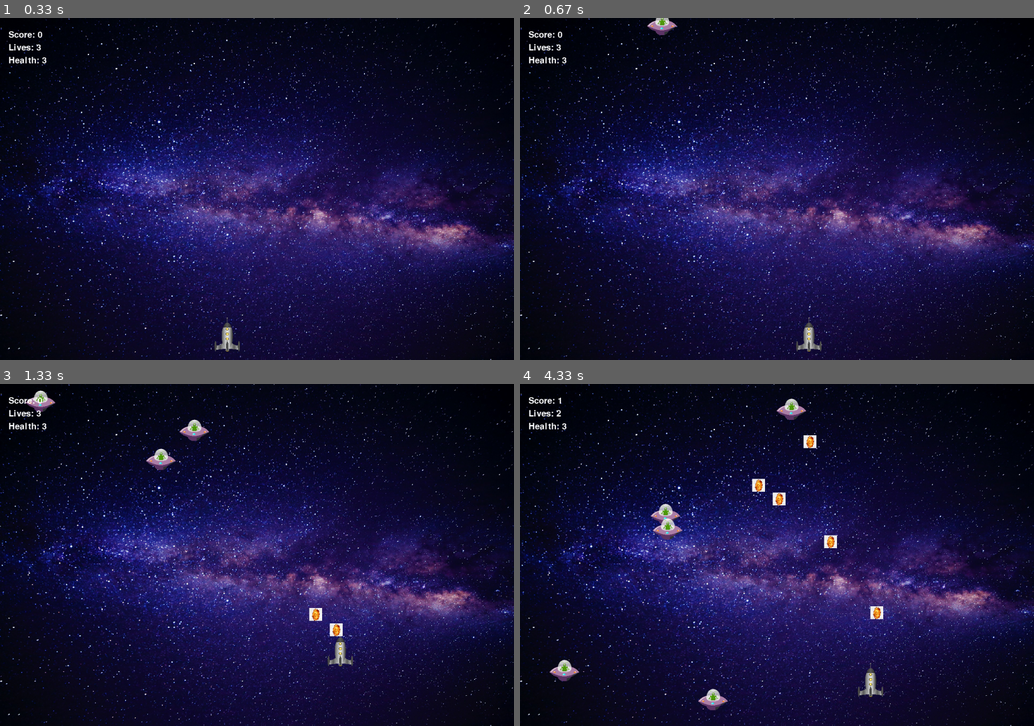
Above: before the commit, frames 1-4 (two rows, left to right).
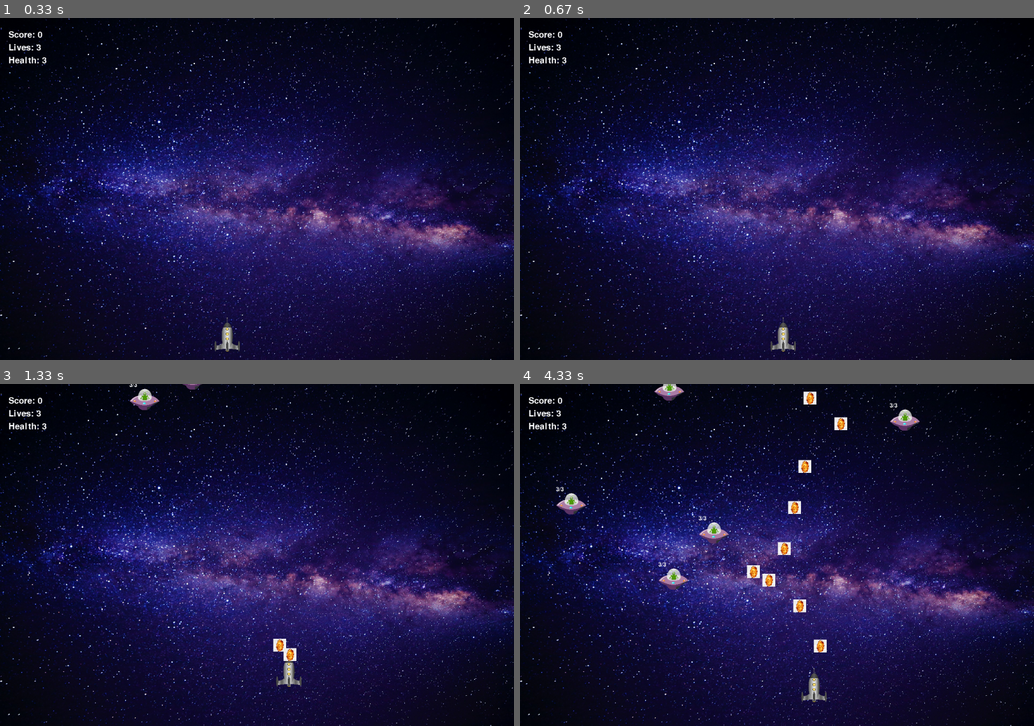
Above: after the commit, the same moments.

Repository: Pavel-Bylkov/shuter_pygame
Game: pygame game, started from game.py
Two runs of this game, one before a commit and one after it. Both use one fixed random seed, a clock stepped at 60 frames per second and the inputs below.
Inputs:
- Up to frame 1 (0.33 s): no input
- Up to frame 2 (0.67 s): hold D from 0.33 s (still down)
- Up to frame 3 (1.33 s): release D at 0.8 s; hold W 0.83-1.13 s; tap Space at 0.9, 1.23 s; hold D from 1.17 s (still down)
- Up to frame 4 (4.33 s): tap Space at 1.53, 1.73, 2.03, 2.3, 2.63, 3.07, 3.47, 3.77, 4.13 s; release D at 1.63 s; hold A 1.67-2.2 s; hold S 2.23-2.53 s; hold A 2.57-2.97 s; hold W 3-3.37 s; hold D 3.4-4.03 s; hold S from 4.07 s (still down)

Frame 1 is identical in both runs. In frame 2, 0.6% of the frame differs, in the area x 24-59%, y 0-98%; in frame 3, 1.6%; in frame 4, 3.9%, in the area x 5-78%, y 0-96%.

Commit message:
update health enemy

Diff:
--- a/game.py
+++ b/game.py
@@ -7,7 +7,7 @@
 # disappears and u get point not u lose game
 # todo add different gun by power
 
-FPS = 35
+FPS = 20
 # запускаем инициализацию pygame - настройка на наше железо
 pg.init()
 pg.font.init()
@@ -115,11 +115,14 @@
 class Enemy(Base):
     def __init__(self, x, y, speed):
         super().__init__(x=x, y=y, speed=speed, img=img_enemy)
-
-    def update(self, player, bums):
+        self.health = 3
+        self.health_display = Text(x=self.rect.x, y=(self.rect.y-15), text="3/3", font_size=20)
+
+    def update(self, player, bums, win):
         global lives, score
         self.rect.y += self.speed
         self.rect.x += random.randint(-self.speed, self.speed)
+        self.health_display.change_pos(self.rect.x, self.rect.y - 15)
         if self.rect.y > win_height:
             self.rect.y = -50
             self.rect.x = random.randint(30, win_height - 30)
@@ -134,12 +137,19 @@
             self.rect.x = random.randint(30, win_height - 30)
             score += 1
         if pg.sprite.spritecollide(self, player.bullets, True):
+            self.health -= 1
+        if self.health == 0:
             bums.add(
                 Bum(self.rect.centerx, self.rect.centery)
             )
             self.rect.y = -50
             self.rect.x = random.randint(30, win_height - 30)
             score += 1
+            self.health = 3
+        self.health_display.update(f"{self.health}/3")
+        self.health_display.reset(win)
+
+
 
 class Bullet(Base):
     def __init__(self, x, y, speed):
@@ -225,7 +235,7 @@
         hero.update()
         hero.reset(window)
 
-        monsters.update(hero, bums)
+        monsters.update(hero, bums, window)
         monsters.draw(window)
 
         bums.update()
